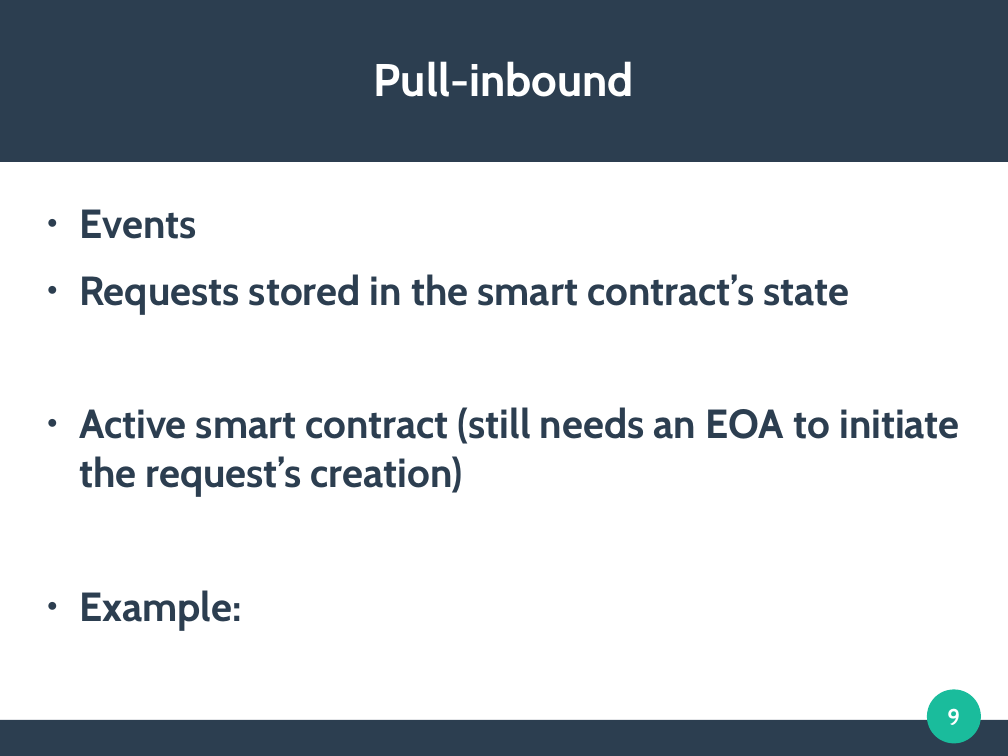
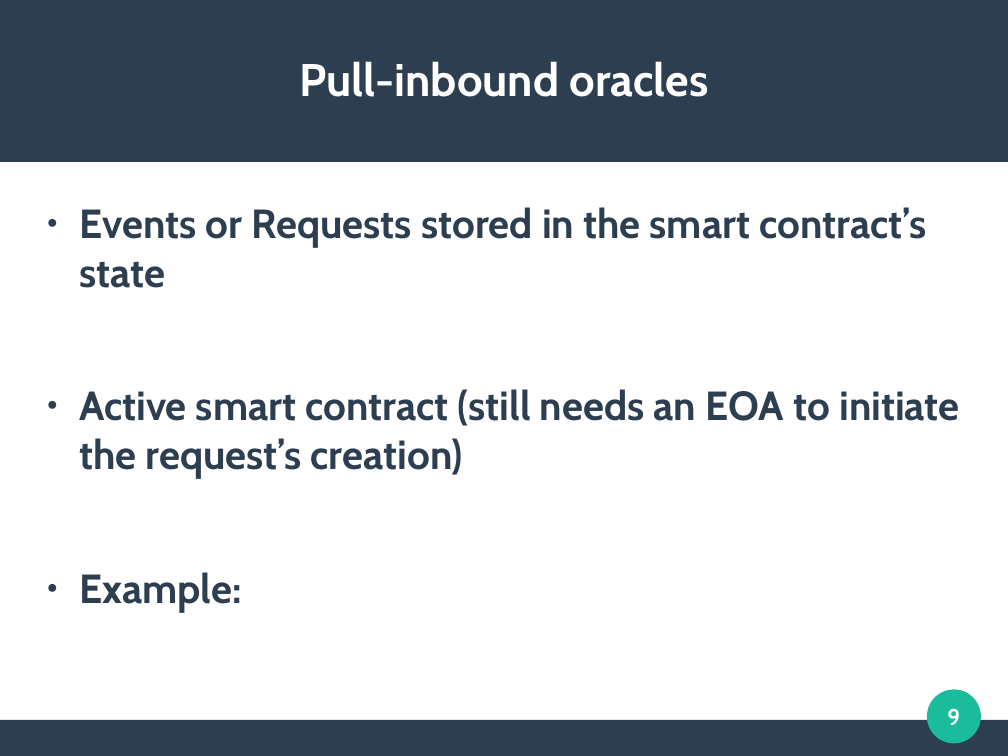
Before and after one commit to mbettinger/OT4-Lecture, a slide deck: slide 9 of Presentation - Oracles.odp. Drawn at 1008x756 pixels with LibreOffice and Linux fonts; fonts in the diff are those of the drawing. Boxes give left, top, right and bottom in pixels: in the first picture for what was removed or moved away, otherwise in the second. Text is boxed around its words. In the diff, an @@ line names an element or a change of style, - is before the commit and + after.

```diff
--- a/Presentation - Oracles.odp
+++ b/Presentation - Oracles.odp
@@ title at (299,61,709,97): text changed @@
-Pull-inbound
+Pull-inbound oracles
@@ text at (79,207,926,288): text changed @@
-● Events
-● Requests stored in the smart contract’s state
+● Events or Requests stored in the smart contract’s state
```
Also in this commit, not shown: 6 other slides changed, 2 slides added, 2 slides removed, 4 other files.
